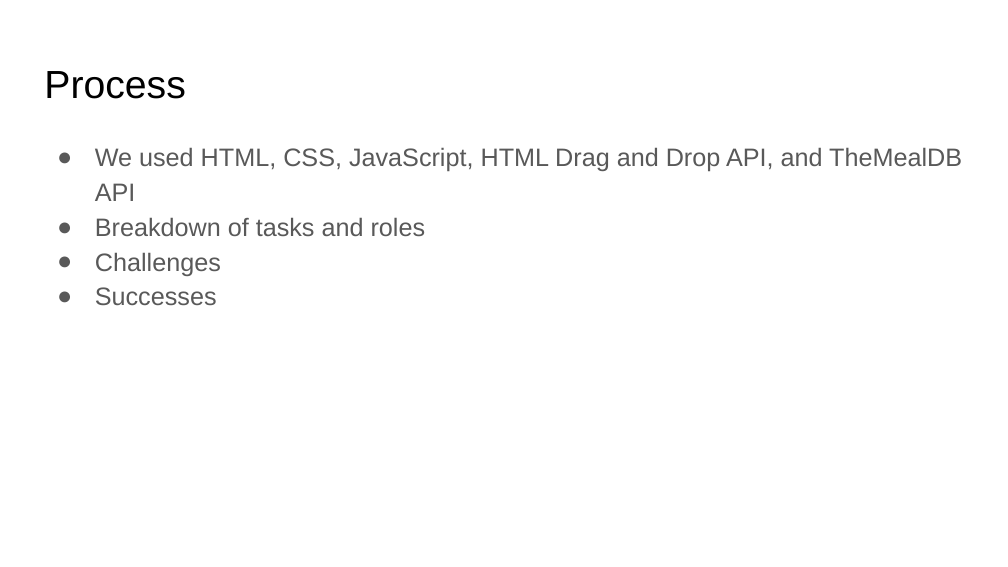
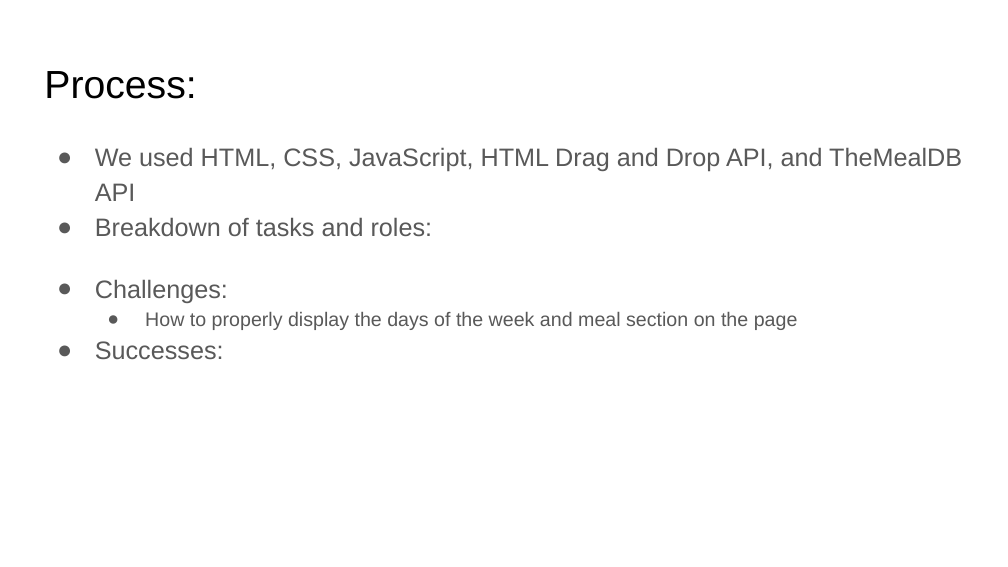
Before and after one commit to dubosews/Meal_Crafter, a slide deck: slide 5 of assets/Meal Crafter.pptx (slide 4 before the commit). Drawn at 1008x567 pixels with LibreOffice and Linux fonts; fonts in the diff are those of the drawing. Boxes give left, top, right and bottom in pixels: in the first picture for what was removed or moved away, otherwise in the second. Text is boxed around its words. In the diff, an @@ line names an element or a change of style, - is before the commit and + after.

Commit message:
updated presentation slides

```diff
--- a/assets/Meal Crafter.pptx
+++ b/assets/Meal Crafter.pptx
@@ title at [44, 71, 196, 99]: text changed @@
-Process
+Process:
@@ text at [95, 217, 798, 359]: text changed; size 18 to 14 pt @@
-● Breakdown of tasks and roles
-● Challenges
-● Successes
+● Breakdown of tasks and roles:
+● Challenges:
+  ● How to properly display the days of the week and meal section on the page
+● Successes:
```
Also in this commit, not shown: 3 other slides changed, 1 slide added, 1 other file.
